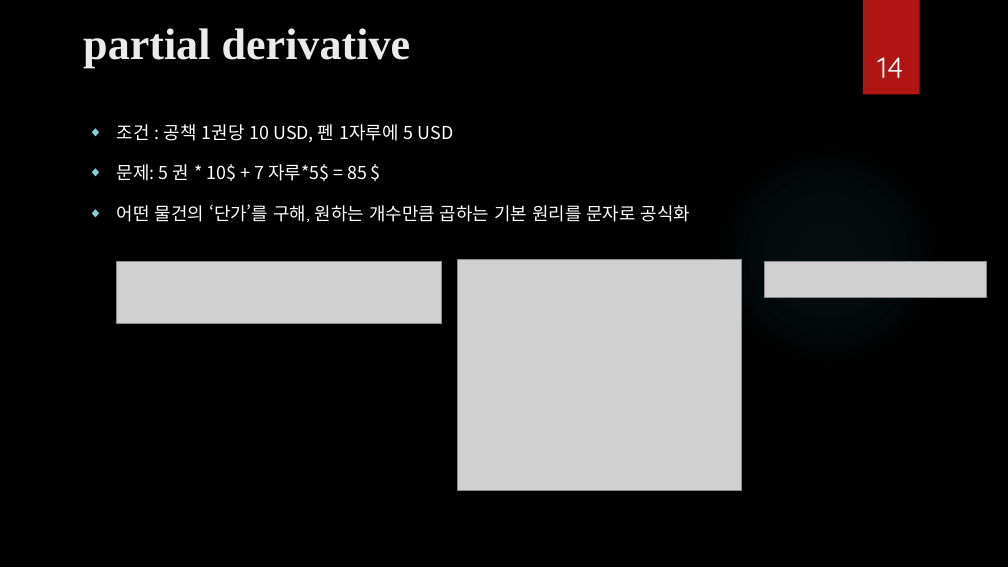
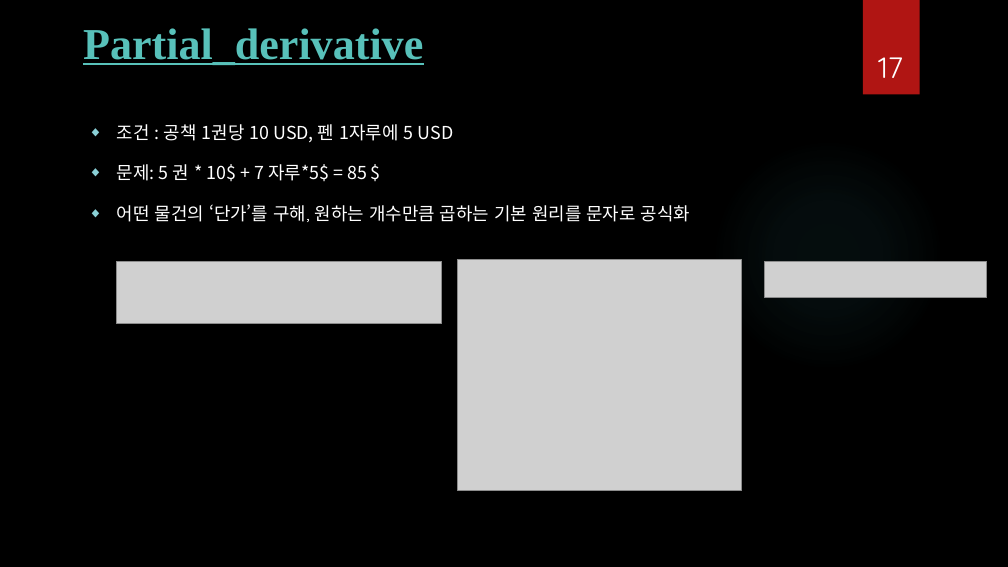
Before and after one commit to ancestor9/mathematics-for-machine-learning, a slide deck: slide 17 of Calculus/Modeling_Simulation_1.pptx (slide 14 before the commit). Drawn at 1008x567 pixels with LibreOffice and Linux fonts; fonts in the diff are those of the drawing; grey boxes stand for pictures; background and template pictures are left out. Boxes give left, top, right and bottom in pixels: in the first picture for what was removed or moved away, otherwise in the second. Text is boxed around its words. In the diff, an @@ line names an element or a change of style, - is before the commit and + after.

```diff
--- a/Calculus/Modeling_Simulation_1.pptx
+++ b/Calculus/Modeling_Simulation_1.pptx
@@ title at (83, 28, 423, 65): text changed; text colour #EBEBEB to #58C1BA @@
-partial derivative
+Partial_derivative
@@ page number at (878, 57, 903, 78): text changed @@
-14
+17
```
Also in this commit, not shown: 3 slides added.
